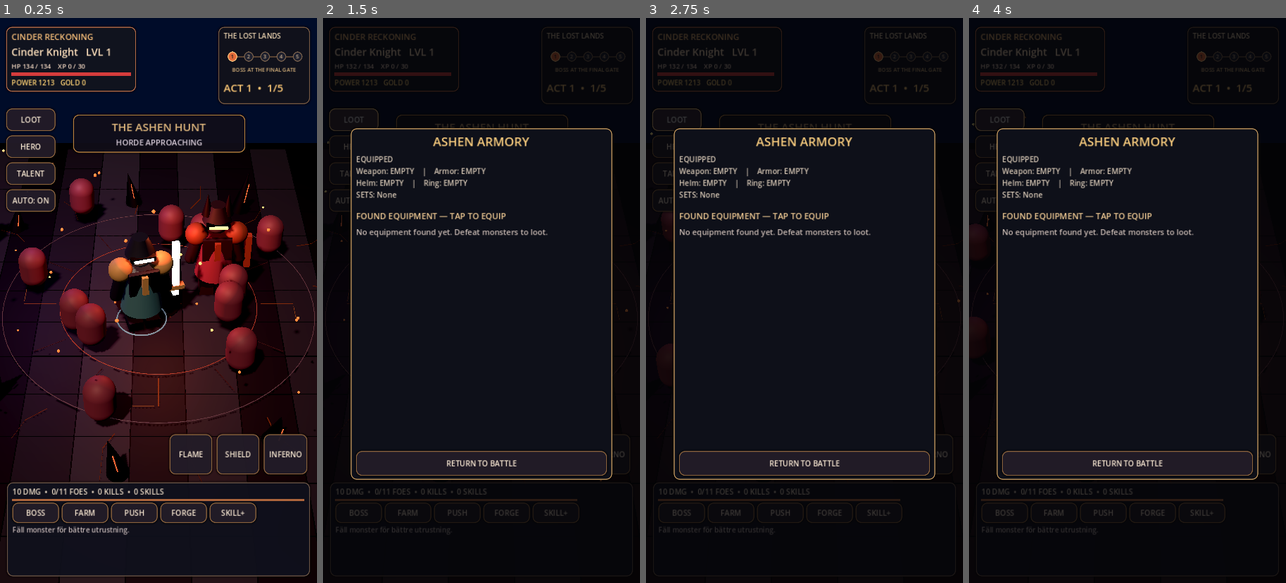
Above: before the commit, frames 1-4 (left to right).
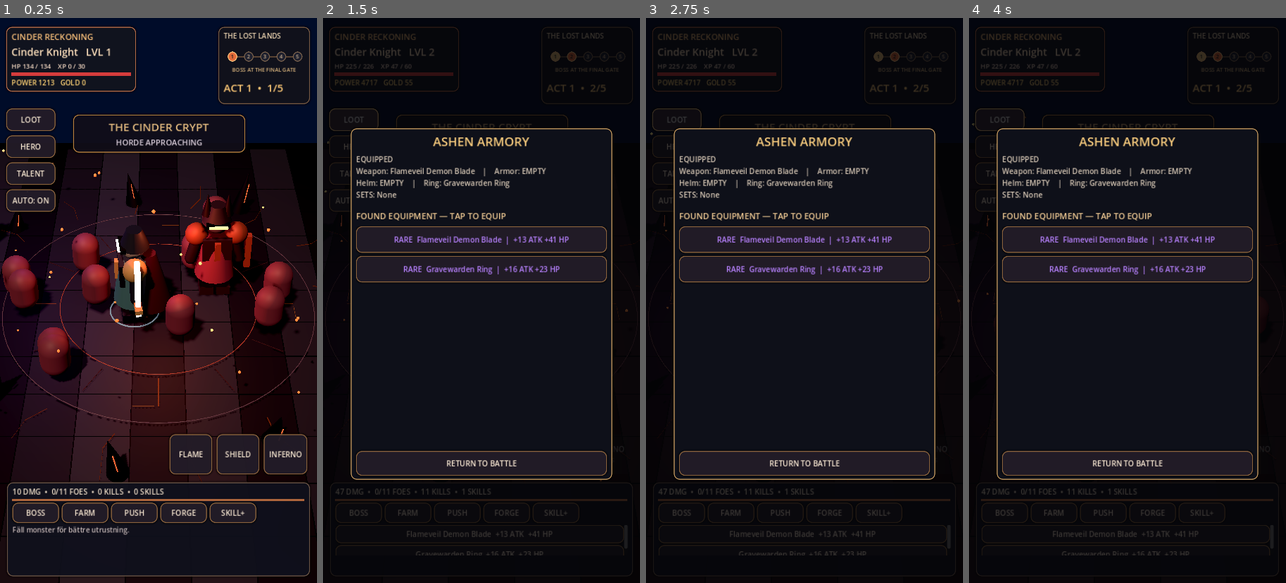
Above: after the commit, the same moments.

Repository: bananofil-wq/AshenIdle
Game: Godot game, scene res://scenes/main.tscn
Two runs of this game, one before a commit and one after it. Both use one fixed random seed, a clock stepped at 60 frames per second and the inputs below.
Inputs:
- Up to frame 1 (0.25 s): no input
- Up to frame 2 (1.5 s): click "FORGE" at 0.5 s; click "LOOT" at 1.25 s
- Up to frame 3 (2.75 s): click "HERO" at 2 s
- Up to frame 4 (4 s): click "TALENT" at 2.75 s; click "AUTO: ON" at 3.5 s

The runs differ from the first frame. In frame 1, 13% of the frame differs, in the area x 0-94%, y 18-73%; in frame 2, 3.2%; in frame 3, 3.2%; in frame 4, 3.3%.

Commit message:
Full combat redesign: pursuing hero, live enemy movement, readable melee FX, boss spells, 3 dynamic biomes and nonblocking idle rewards

Diff:
--- a/scripts/main.gd
+++ b/scripts/main.gd
@@ -89,6 +89,16 @@
 var ember_motes: Array = []
 var ritual_marks: Array = []
 var attack_animation_index := 0
+var biome_index := -1
+var boss_telegraph: MeshInstance3D
+var boss_cast_timer := 4.5
+var boss_cast_windup := 0.0
+var hero_hit_flash := 0.0
+var earned_bosses: Dictionary = {}
+var battle_statistics: Dictionary = {"bosses": 0, "loot": 0, "forged": 0}
+var bg_environment: WorldEnvironment
+var fire_light: OmniLight3D
+var mystic_light: OmniLight3D
 var auto_equip := true
 var auto_gear_button: Button
 var equipped_vfx: Node3D
@@ -101,6 +111,7 @@
     _build_ui()
     _spawn_enemy()
     _sync_equipment_visuals()
+    _apply_biome()
     _refresh()
 
 func _mat(color: Color, metallic: float = 0.0, emission: bool = false) -> StandardMaterial3D:
@@ -164,6 +175,7 @@
 
 func _build_world() -> void:
     var world := WorldEnvironment.new()
+    bg_environment = world
     var environment := Environment.new()
     environment.background_mode = Environment.BG_COLOR
     environment.background_color = Color("070a12")
@@ -192,12 +204,14 @@
     sun.light_energy = 0.9
     sun.shadow_enabled = true
     var ember := OmniLight3D.new()
+    fire_light = ember
     add_child(ember)
     ember.position = Vector3(0.0, 2.8, 0.5)
     ember.light_color = Color("ff6332")
     ember.light_energy = 1.25
     ember.omni_range = 13.0
     var arcane := OmniLight3D.new()
+    mystic_light = arcane
     add_child(arcane)
     arcane.position = Vector3(-3.6, 4.0, -2.0)
     arcane.light_color = Color("965eff")
@@ -575,14 +589,15 @@
     tick += delta
     save_timer += delta
     if hero != null:
-        hero.rotation.y = 0.20 + sin(chaos_time * 2.6) * 0.12
-        hero.position.y = sin(chaos_time * 2.8) * 0.05
+        pass # hero movement is handled by _move_hero
     if foe != null:
         foe.rotation.y = sin(chaos_time * 2.0) * 0.10
     if foe_body != null:
         foe_body.scale = Vector3.ONE * (1.0 + attack_flash * 0.13)
     attack_flash = maxf(0.0, attack_flash - delta * 4.0)
     _update_chaos(delta)
+    _move_hero(delta)
+    _update_boss_cast(delta)
     _update_ember_motes()
     minimap_refresh_timer += delta
     if tick > 0.36 and popup_shade.visible:
@@ -599,12 +614,13 @@
     if arena_mobs.is_empty():
         _complete_wave()
         return
-    var target: Node3D = arena_mobs[rng.randi_range(0, arena_mobs.size() - 1)] as Node3D
+    var target: Node3D = _choose_target()
     if target == null or not is_instance_valid(target):
         return
     var crit: bool = rng.randf() < clampf(0.22 + _bonus("crit") / 100.0, 0.22, 0.68)
     var damage: float = _damage() * rng.randf_range(0.90, 1.40) * (2.1 if crit else 1.0)
     _hit_mob(target, damage, crit)
+    _slash_trail(target.global_position, crit)
     attack_animation_index += 1
     if attack_animation_index % 3 == 0:
         _trigger_combat_animation(hero)
@@ -627,6 +643,126 @@
         combat_note = "DEFEATED — AUTO-GRINDING PREVIOUS STAGE"
         _spawn_enemy()
     _refresh()
+
+func _choose_target() -> Node3D:
+    if arena_mobs.is_empty():
+        return null
+    var origin: Vector3 = hero.global_position if is_instance_valid(hero) else Vector3.ZERO
+    var best: Node3D
+    var best_distance: float = INF
+    for candidate in arena_mobs:
+        var mob: Node3D = candidate as Node3D
+        if mob == null or not is_instance_valid(mob):
+            continue
+        var distance: float = mob.global_position.distance_squared_to(origin)
+        if bool(mob.get_meta("boss", false)):
+            distance *= 0.4
+        if distance < best_distance:
+            best_distance = distance
+            best = mob
+    return best
+
+func _move_hero(delta: float) -> void:
+    if hero == null or not is_instance_valid(hero) or popup_shade.visible:
+        return
+    var destination := Vector3(-0.4, 0.0, 0.7)
+    var target: Node3D = _choose_target()
+    if target != null:
+        var retreat: Vector3 = hero.position - target.position
+        retreat.y = 0.0
+        if retreat.length_squared() < 0.01:
+            retreat = Vector3.RIGHT
+        destination = target.position + retreat.normalized() * (1.85 if hero_class == 1 or hero_class == 2 else 1.05)
+        destination.x = clampf(destination.x, -3.2, 3.2)
+        destination.z = clampf(destination.z, -3.2, 3.2)
+        var look_dir: Vector3 = target.position - hero.position
+        if look_dir.length_squared() > 0.1:
+            hero.rotation.y = lerp_angle(hero.rotation.y, atan2(look_dir.x, look_dir.z), clampf(delta * 6.0, 0.0, 1.0))
+    hero.position.x = move_toward(hero.position.x, destination.x, delta * 2.8)
+    hero.position.z = move_toward(hero.position.z, destination.z, delta * 2.8)
+    hero.position.y = sin(chaos_time * 7.0) * 0.03
+    if hero_hit_flash > 0.0:
+        hero_hit_flash = maxf(0.0, hero_hit_flash - delta)
+        hero.scale = Vector3.ONE * (1.02 if int(hero_hit_flash * 14.0) % 2 == 0 else 0.96)
+    else:
+        hero.scale = Vector3.ONE
+
+func _slash_trail(pos: Vector3, crit: bool) -> void:
+    var arc := TorusMesh.new()
+    arc.inner_radius = 0.49 if crit else 0.35
+    arc.outer_radius = 0.53 if crit else 0.39
+    var tint := Color("ffcc7c") if crit else Color("ef8b47") if hero_class == 0 else Color("73cef8") if hero_class == 2 else Color("a56de8")
+    var slash := _mesh(self, arc, pos + Vector3(0, 0.95, 0), _bright(tint))
+    slash.rotation.x = PI * 0.34
+    slash.scale = Vector3.ONE * 0.6
+    spell_fx.append({"node": slash, "time": 0.24, "total": 0.24, "type": "hit"})
+
+func _clear_boss_telegraph() -> void:
+    if boss_telegraph != null and is_instance_valid(boss_telegraph):
+        boss_telegraph.queue_free()
+    boss_telegraph = null
+    boss_cast_windup = 0.0
+    boss_cast_timer = 4.5
+
+func _update_boss_cast(delta: float) -> void:
+    if stage % 5 != 0 or popup_shade.visible:
+        return
+    var has_boss := false
+    for candidate in arena_mobs:
+        if is_instance_valid(candidate) and bool(candidate.get_meta("boss", false)):
+            has_boss = true
+            break
+    if not has_boss:
+        return
+    if boss_cast_windup > 0.0:
+        boss_cast_windup -= delta
+        if boss_telegraph != null and is_instance_valid(boss_telegraph):
+            var urgency: float = clampf(1.0 - boss_cast_windup / 1.35, 0.0, 1.0)
+            boss_telegraph.scale = Vector3.ONE * (0.8 + urgency * 0.4)
+        if boss_cast_windup <= 0.0:
+            var impact_damage: float = (10.0 + float(stage) * 0.9) * [1.1, 0.9, 1.4][_boss_variant()]
+            var reduced: float = impact_damage * (1.0 - clampf(_bonus("defense") / 100.0, 0.0, 0.52))
+            hp -= reduced
+            _spell_burst([Color("ed5038"), Color("9e60d9"), Color("e8ab53")][_boss_variant()], 2.0, 7)
+            _damage_popup(int(reduced), hero.position + Vector3(0, 0.15, 0), true)
+            hero_hit_flash = 0.3
+            combat_note = "BOSS POWER ATTACK!"
+            if hp <= 0.0:
+                hp = _max_hp()
+                grind_mode = true
+                stage = maxi(1, highest - 1)
+                combat_note = "DEFEATED — FARMING FOR BETTER GEAR"
+                _spawn_enemy()
+                _apply_biome()
+            _clear_boss_telegraph()
+            _refresh()
+        return
+    boss_cast_timer -= delta
+    if boss_cast_timer <= 0.0:
+        boss_cast_windup = 1.35
+        boss_cast_timer = 6.0
+        var ring := TorusMesh.new()
+        ring.inner_radius = 1.4
+        ring.outer_radius = 1.5
+        boss_telegraph = _mesh(self, ring, hero.position + Vector3(0, 0.15, 0), _bright([Color("b92c23"), Color("7140d3"), Color("db8537")][_boss_variant()]))
+        combat_note = "DANGER — BOSS CHARGING!"
+        _refresh()
+
+func _apply_biome() -> void:
+    var next_biome: int = posmod(floori(float(stage - 1) / 5.0), 3)
+    if biome_index == next_biome or bg_environment == null:
+        return
+    biome_index = next_biome
+    var scene: Environment = bg_environment.environment
+    scene.background_color = [Color("070a12"), Color("07121b"), Color("170b1e")][next_biome]
+    scene.ambient_light_color = [Color("677186"), Color("5b8ea2"), Color("91617b")][next_biome]
+    if fire_light != null:
+        fire_light.light_color = [Color("ff6332"), Color("59a5f7"), Color("d53f8c")][next_biome]
+    if mystic_light != null:
+        mystic_light.light_color = [Color("965eff"), Color("6fcad8"), Color("d18d4b")][next_biome]
+    if center_banner != null:
+        center_banner.text = ["THE CINDER CRYPT", "THE FROST WASTES", "THE VOID CITADEL"][next_biome]
+        center_banner.add_theme_color_override("font_color", [Color("ffd08c"), Color("b3ebff"), Color("f2bddc")][next_biome])
 
 func _trigger_combat_animation(actor: Node3D) -> void:
     if actor == null or not is_instance_valid(actor):
@@ -681,6 +817,9 @@
     if boss or rng.randf() < 0.22:
         _drop_loot_at(drop_pos, boss)
     if boss:
+        earned_bosses[BOSS_NAMES[_boss_variant()]] = int(earned_bosses.get(BOSS_NAMES[_boss_variant()], 0)) + 1
+        battle_statistics["bosses"] = int(battle_statistics.get("bosses", 0)) + 1
+        _clear_boss_telegraph()
         combat_note = "BOSS DEFEATED — LEGENDARY REWARDS"
     while xp >= level * 30:
         xp -= level * 30
@@ -720,6 +859,7 @@
         combat_note = "BOSS CLEARED — NEXT AREA" if was_boss else "AREA CLEARED"
     hp = _max_hp()
     _spawn_enemy()
+    _apply_biome()
     _save_game()
 
 func _try_boss() -> void:
@@ -815,10 +955,12 @@
     if gear.size() > 36:
         gear.pop_back()
     _loot_beam(drop_pos, loot_color, name)
-    if auto_equip and rarity != "LEGENDARY":
+    battle_statistics["loot"] = int(battle_statistics.get("loot", 0)) + 1
+    if auto_equip:
         _auto_equip_item(item)
     if rarity == "LEGENDARY":
-        _show_legendary(item)
+        # Legendary drops must not freeze an unattended idle run.
+        combat_note = "LEGENDARY FOUND — " + name.to_upper()
 
 func _item_score(item: Dictionary) -> float:
     if item.is_empty():
@@ -881,6 +1023,7 @@
     upgraded["damage"] = int(upgraded.get("damage", 0)) + 2 + maxi(1, int(level / 5))
     upgraded["hp"] = int(upgraded.get("hp", 0)) + 7 + maxi(1, int(level / 3))
     equipped[target_slot] = upgraded
+    battle_statistics["forged"] = int(battle_statistics.get("forged", 0)) + 1
     hp = minf(_max_hp(), hp + 15.0)
     _sync_equipment_visuals()
     _spell_burst(Color("ffbb62"), 1.4, 4)
@@ -975,7 +1118,9 @@
         "class": hero_class, "level": level, "xp": xp, "gold": gold,
         "stage": stage, "highest": highest, "kills": kills, "hp": hp,
         "gear": gear, "equipped": equipped, "skills": skills,
-        "skill_points": skill_points, "auto_equip": auto_equip, "saved_at": Time.get_unix_time_from_system()
+        "skill_points": skill_points, "auto_equip": auto_equip,
+        "boss_history": earned_bosses, "statistics": battle_statistics,
+        "saved_at": Time.get_unix_time_from_system()
     }
     var f = FileAccess.open(SAVE_FILE, FileAccess.WRITE)
     if f:
@@ -1004,6 +1149,8 @@
     gear = data.get("gear", [])
     equipped = data.get("equipped", {})
     auto_equip = bool(data.get("auto_equip", true))
+    earned_bosses = data.get("boss_history", {})
+    battle_statistics = data.get("statistics", {"bosses": 0, "loot": 0, "forged": 0})
     skills = data.get("skills", [0, 0, 0])
     if skills.size() != 3:
         skills = [0, 0, 0]
@@ -1347,13 +1494,22 @@
 
 func _update_chaos(delta: float) -> void:
     for i in range(arena_mobs.size()):
-        var mob = arena_mobs[i]
+        var mob: Node3D = arena_mobs[i] as Node3D
         if not is_instance_valid(mob):
             continue
-        var a := float(i) * 2.39996 + chaos_time * (0.2 if i % 2 == 0 else -0.17)
-        var r := (1.55 if bool(mob.get_meta("boss", false)) else 2.0 + float(i % 8) * 0.39)
-        mob.position = Vector3(cos(a) * r, sin(chaos_time * 4.0 + float(i)) * 0.07, sin(a) * r)
-        mob.rotation.y = a + PI
+        var a: float = float(i) * 2.39996 + chaos_time * (0.27 if i % 2 == 0 else -0.19)
+        var radius: float = 1.6 if bool(mob.get_meta("boss", false)) else 2.1 + float(i % 7) * 0.3
+        var orbit_center: Vector3 = hero.position if hero != null else Vector3.ZERO
+        var desired: Vector3 = orbit_center + Vector3(cos(a) * radius, 0, sin(a) * radius)
+        desired.x = clampf(desired.x, -5.1, 5.1)
+        desired.z = clampf(desired.z, -5.1, 5.1)
+        var speed: float = 0.45 + float(mob.get_meta("speed", 0.25)) * 1.6
+        mob.position = mob.position.lerp(desired, clampf(delta * speed, 0.0, 1.0))
+        mob.position.y = sin(chaos_time * 4.0 + float(i)) * 0.04
+        if hero != null:
+            var towards_hero: Vector3 = hero.position - mob.position
+            if towards_hero.length_squared() > 0.01:
+                mob.rotation.y = lerp_angle(mob.rotation.y, atan2(towards_hero.x, towards_hero.z), clampf(delta * 3.5, 0.0, 1.0))
     for i in range(spell_fx.size() - 1, -1, -1):
         var fx: Dictionary = spell_fx[i]
         fx["time"] = float(fx["time"]) - delta
